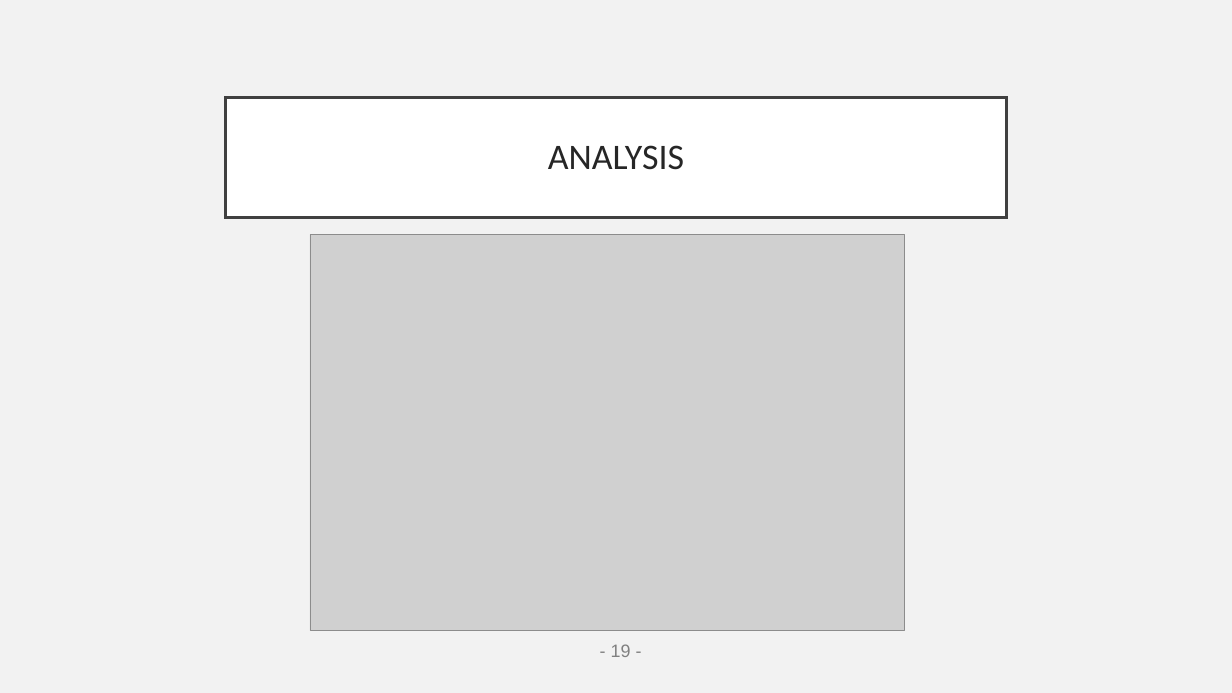
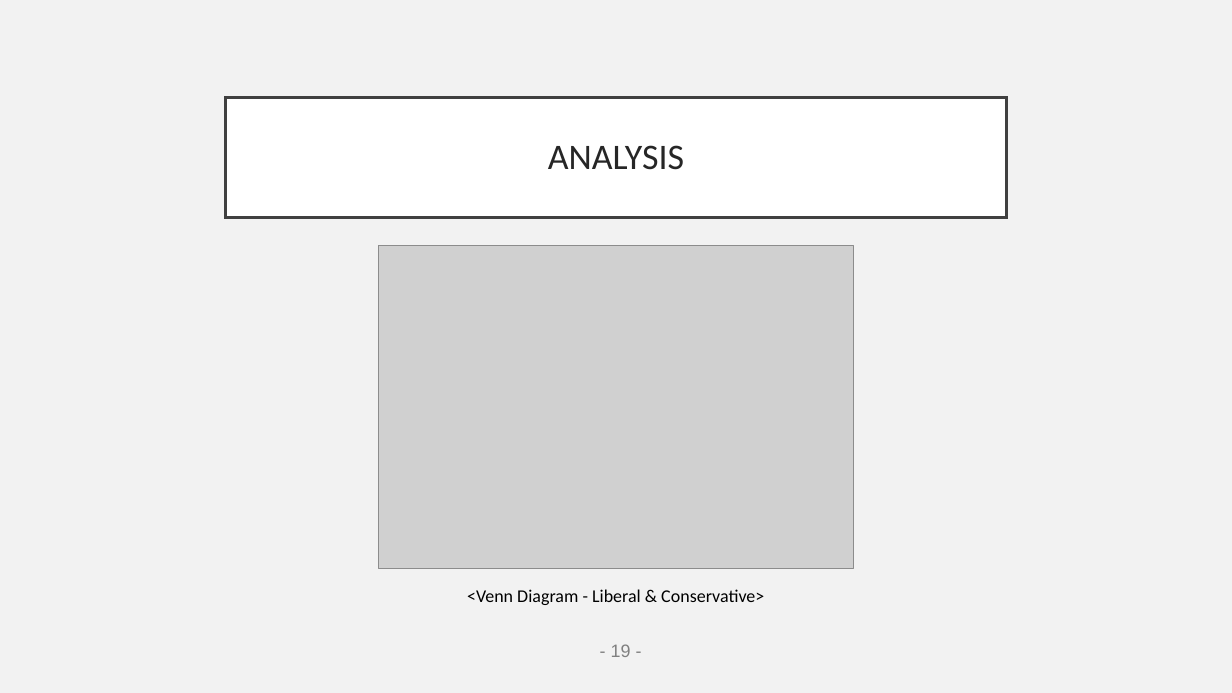
Before and after one commit to EJLEE5826/American_News_Topic_Modeling-using_LDA, a slide deck: slide 19 of final_pptNLP.pptx. Drawn at 1232x693 pixels with LibreOffice and Linux fonts; fonts in the diff are those of the drawing; grey boxes stand for pictures. Boxes give left, top, right and bottom in pixels: in the first picture for what was removed or moved away, otherwise in the second. Text is boxed around its words. In the diff, an @@ line names an element or a change of style, - is before the commit and + after.

Commit message:
Change VennDiagram Image

```diff
--- a/final_pptNLP.pptx
+++ b/final_pptNLP.pptx
@@ picture: place and size @@
-picture at box(311, 235, 905, 631)
+picture at box(378, 246, 854, 568)
@@ text added at box(467, 589, 764, 605), 14 pt, text #000000 @@
+<Venn Diagram - Liberal & Conservative>
```
Also in this commit, not shown: 6 other slides changed.
